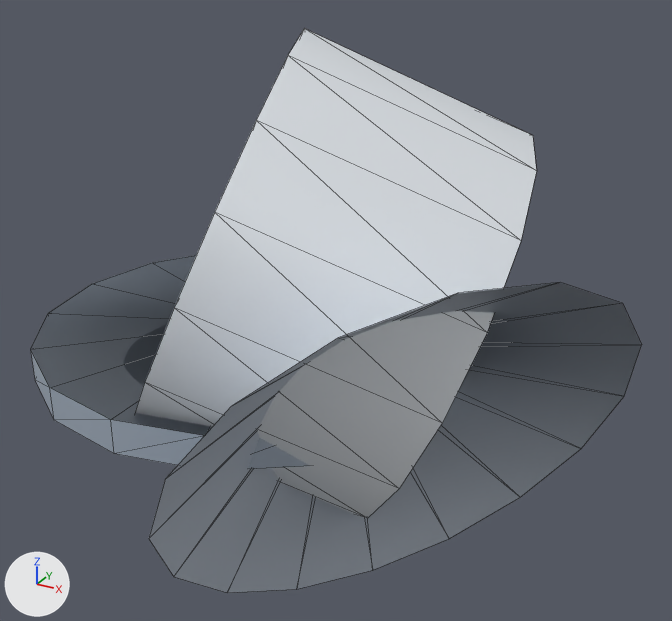
What one commit did to the glTF model assets/models/grain-bin-wreck.glb.
Rendered twice from a 50 mm lens placed at (8.82, -13.02, 7.71), pointed at (1.95, -0.54, 1.47). Every picture has the same lights, and +X, +Y and +Z are marked at lower left. The older version comes first. Mesh edges are drawn as thin lines. Vertices at exactly the same position are counted once.

Before the edit, the objects in view are built like this:
```python
me_modelmesh = bpy.data.meshes.new('ModelMesh')
me_modelmesh.from_pydata(...)  # 101 vertices, 144 faces; spans x -4.0..6.85, y -5.7..4.04, z -2.98..5.9
me_modelmesh.materials.append(mat_defaultvertexcolormaterial)
ob_root = bpy.data.objects.new('Root', me_modelmesh)
ob_root.location = (0.0, 0.0, 0.0)
```
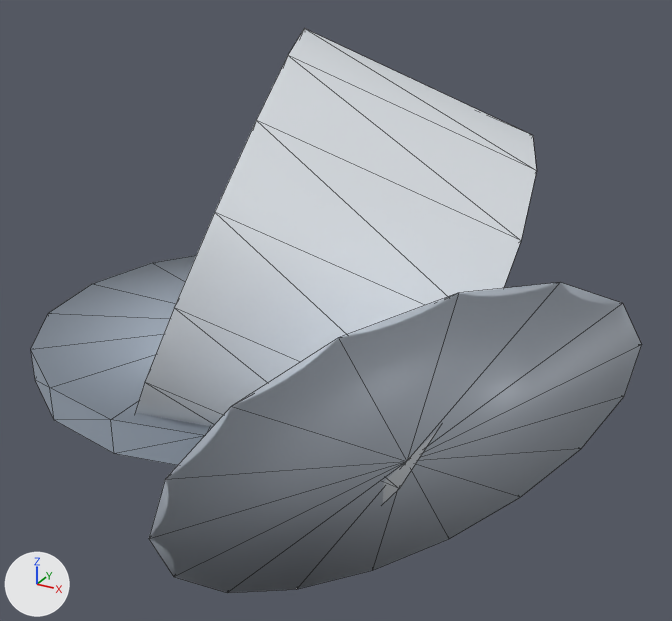
The newer file is also turned or shifted as a whole; pictures and numbers use the older file's frame.

Changed parts and their boxes (x1, y1, x2, y2) in the pictures (672 x 621 px):
part 1 of me_modelmesh, built on: before (31, 255, 212, 436); after (31, 255, 641, 593)

Diff of the bpy script that builds the scene:
```diff
--- a/assets/models/grain-bin-wreck.glb.py
+++ b/assets/models/grain-bin-wreck.glb.py
@@ me_modelmesh @@
 # used by ob_root; location = (0.0, 0.0, 0.0)
-me_modelmesh.from_pydata(...)  # 101 vertices, 144 faces; spans x -4.0..6.85, y -5.7..4.04, z -2.98..5.9
+me_modelmesh.from_pydata(...)  # 104 vertices, 192 faces; spans x -4.0..6.85, y -5.7..4.04, z -2.98..5.9
+# me_modelmesh part 1
+# 48 faces are deleted
+# 3 vertices are added at (0.0, 0.0, 0.0), (3.16, 0.76, 0.99), (4.21, -2.54, 0.34)
+# 96 new faces join them
 me_modelmesh.materials.append(mat_defaultvertexcolormaterial)
```
